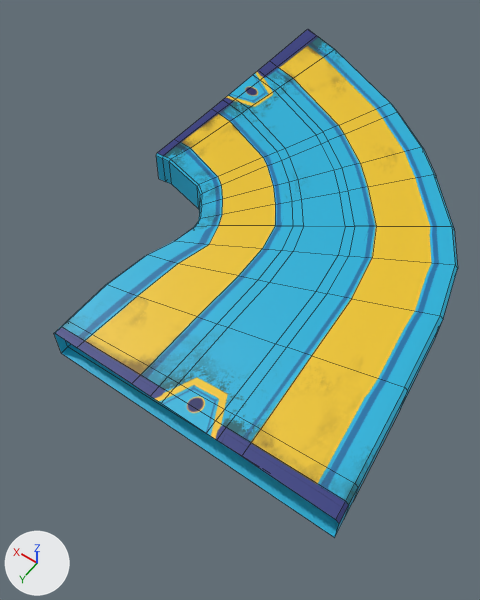
An edit to the FBX model Assets/Art/Track/pre vis/PV_TRampCurve.fbx, drawn before and after from the same camera.
Camera for both pictures: a 50 mm lens placed at (-15.1, 16.1, 40.1), pointed at (3.7, -10.3, -1.4). Arrows for +X, +Y and +Z are at lower left; the lights stay in place. Mesh edges are drawn as thin lines. Where no turn or scale is listed for an object, it has been applied to the vertices.

Names of what the first picture shows: 'CRamp'.
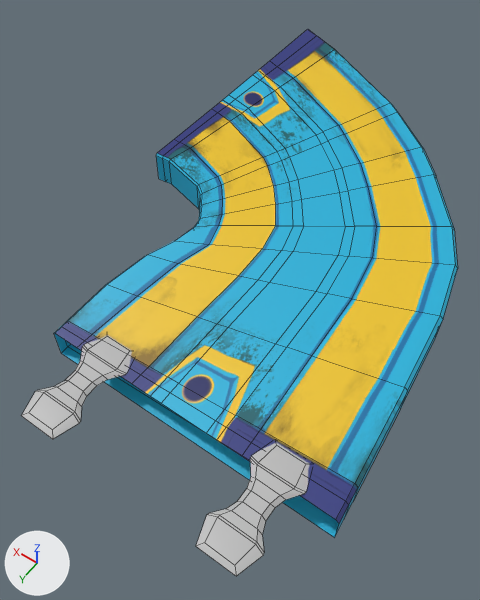
Changed parts and their boxes [x1, y1, x2, y2] in the pictures (480 x 600 px):
'polySurface15', added: after [21, 335, 309, 576]
part 1 of me_mesh, surface changed: [55, 29, 458, 523] in both

The change, as a diff of the scene's bpy script:
```diff
--- a/Assets/Art/Track/pre vis/PV_TRampCurve.fbx.py
+++ b/Assets/Art/Track/pre vis/PV_TRampCurve.fbx.py
@@ mat_lambert76 @@
+mat_lambert76 = principled_material('lambert76')
+mat_lambert76.base_color = (0.5, 0.5, 0.5)  # grey #bcbcbc
@@ me_mesh @@
 me_mesh.from_pydata(...)  # 182 vertices, 161 faces; spans x -11.8..15.6, y -38.8..1.4, z -1.9..4.3
 # used by ob_cramp; location = (0.0, -0.12, 0.0)
+# me_mesh part 1: texture (UV) coordinates of 135 of 161 faces, centred in x -11.7..15.3, y -38.4..1.1, z -0.1..4.3, changed; they spanned u 0.0..1.0, v 0.0..1.0 and now span u 0.0..1.0, v 0.0..1.0
 me_mesh.materials.append(mat_lambert69)
@@ me_mesh_001 @@
+me_mesh_001.from_pydata(...)  # 80 vertices, 58 faces; spans x -9.3..9.3, y -0.9..7.4, z 0.9..1.1
+me_mesh_001.materials.append(mat_lambert76)  # grey #bcbcbc
@@ ob_polysurface15 @@
+ob_polysurface15 = bpy.data.objects.new('polySurface15', me_mesh_001)
+ob_polysurface15.location = (0.02, -0.01, 0.05)
```
